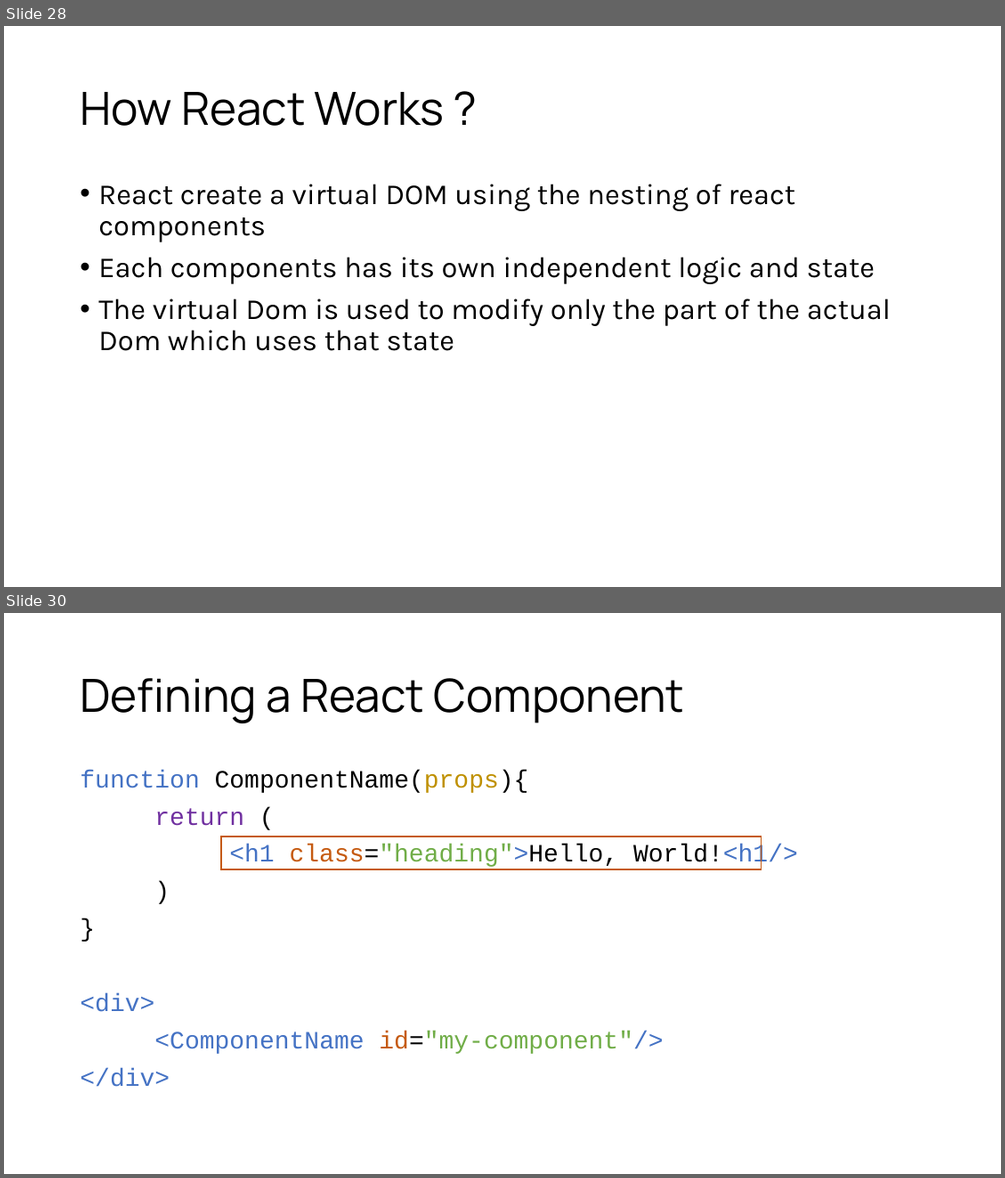
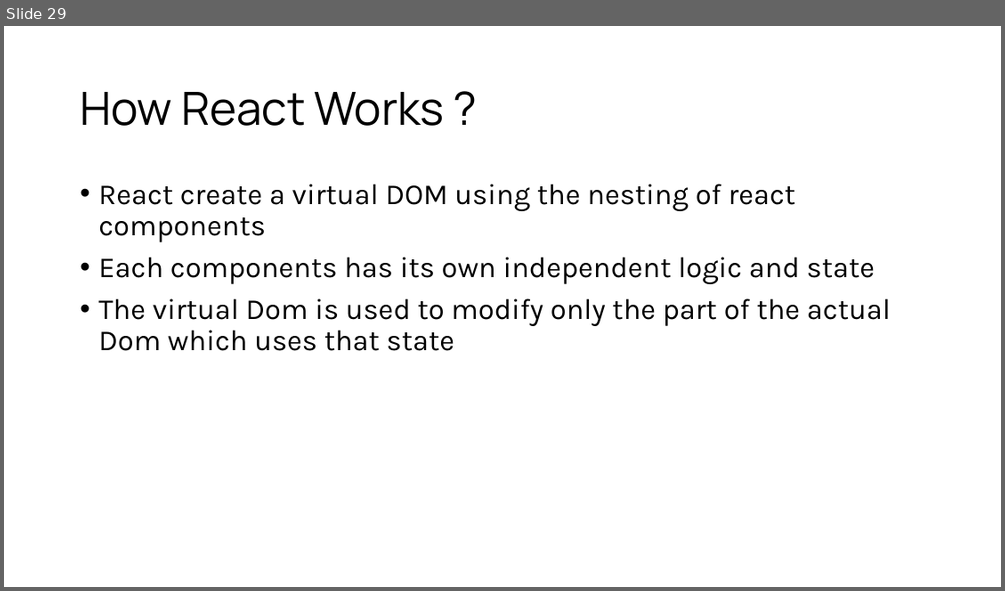
Before and after one commit to d33kshant/webdev-workshop, a slide deck: resources/workshop-presentation.pptx. Shown one above the other, each under a label of ours: slides 28 and 30 before the commit, slide 29 after it; the slides between them are not shown. The pictures are 1005x1178 and 1005x591 pixels, drawn with LibreOffice and Linux fonts; fonts in the diff are those of the drawing. Boxes give left, top, right and bottom in pixels: in the first picture for what was removed or moved away, otherwise in the second. Text is boxed around its words. In the diff, an @@ line names an element or a change of style, - is before the commit and + after.

```diff
--- a/resources/workshop-presentation.pptx
+++ b/resources/workshop-presentation.pptx
@@ slide 30 removed at bbox=[4, 613, 1001, 1174], background #FFFFFF @@
@@ title removed at bbox=[80, 678, 685, 723] @@
-Defining a React Component
@@ text removed at bbox=[80, 770, 798, 1086] @@
-function ComponentName(props){
-return (
-<h1 class="heading">Hello, World!<h1/>
-)
-}
-<div>
-<ComponentName id="my-component"/>
-</div>
@@ rectangle removed at bbox=[221, 836, 760, 869] @@
@@ what was slide 28 is now slide 29 @@
```
Also in this commit, not shown: 5 slides changed, 5 slides added, 1 other slide removed.
